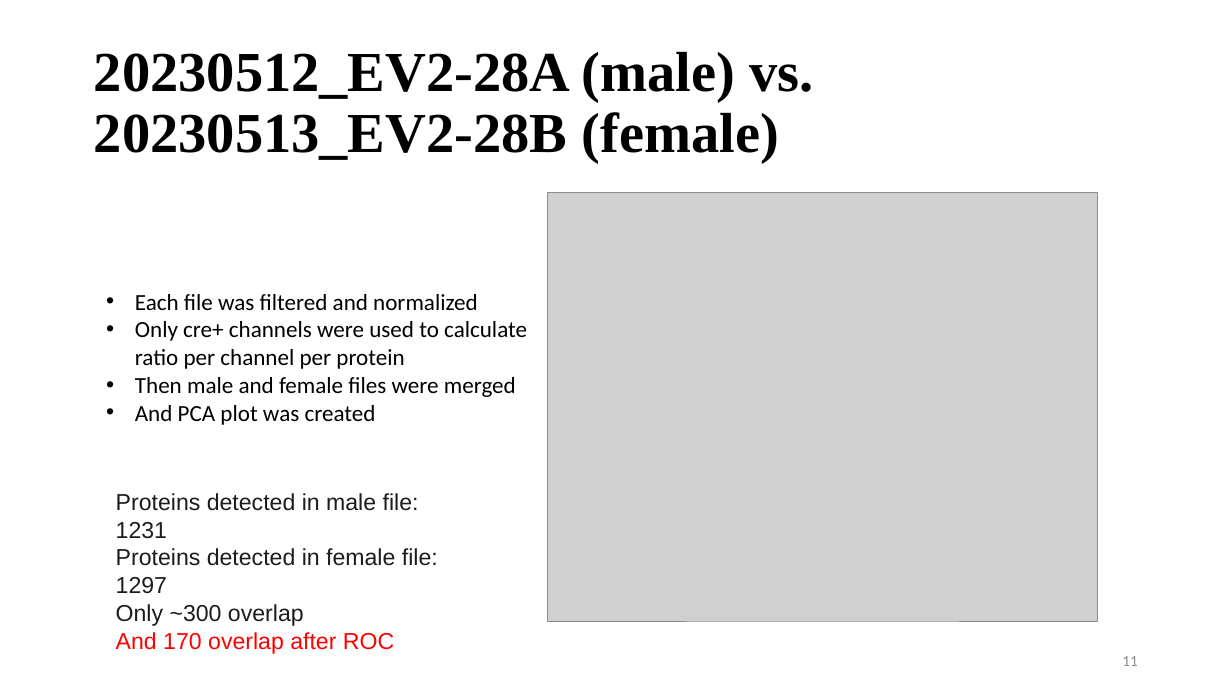
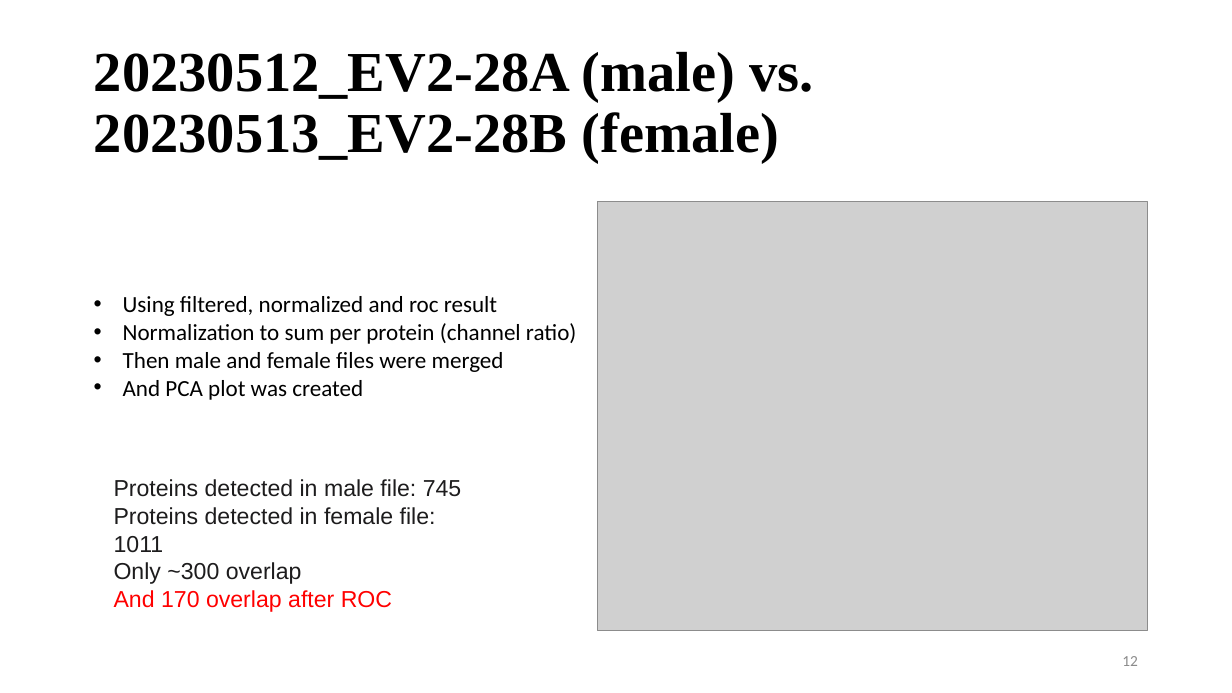
Before and after one commit to vinogradova-lab/cell-type-specific-proximity-labeling, a slide deck: slide 13 of docs/update_052523.pptx (slide 12 before the commit). Drawn at 1232x693 pixels with LibreOffice and Linux fonts; fonts in the diff are those of the drawing; grey boxes stand for pictures. Boxes give left, top, right and bottom in pixels: in the first picture for what was removed or moved away, otherwise in the second. Text is boxed around its words. In the diff, an @@ line names an element or a change of style, - is before the commit and + after.

Commit message:
updates pp

```diff
--- a/docs/update_052523.pptx
+++ b/docs/update_052523.pptx
@@ picture moved from (x1=548, y1=192, x2=1099, y2=621) to (x1=597, y1=201, x2=1148, y2=630) @@
@@ text "Using filtered, normalized and roc ..." moved from (x1=135, y1=294, x2=527, y2=425) to (x1=123, y1=296, x2=576, y2=400) @@
@@ text at (x1=123, y1=296, x2=576, y2=344): text changed @@
-• Each file was filtered and normalized
-• Only cre+ channels were used to calculate ratio per channel per protein
+• Using filtered, normalized and roc result
+• Normalization to sum per protein (channel ratio)
@@ text "Proteins detected in male file: ..." moved from (x1=116, y1=493, x2=438, y2=654) to (x1=114, y1=479, x2=462, y2=612) @@
@@ text at (x1=114, y1=479, x2=462, y2=553): text changed @@
-Proteins detected in male file: 1231
-Proteins detected in female file: 1297
+Proteins detected in male file: 745
+Proteins detected in female file: 1011
@@ page number at (x1=1122, y1=656, x2=1138, y2=666): text changed @@
-11
+12
```
Also in this commit, not shown: 7 other slides changed, 1 slide added.
